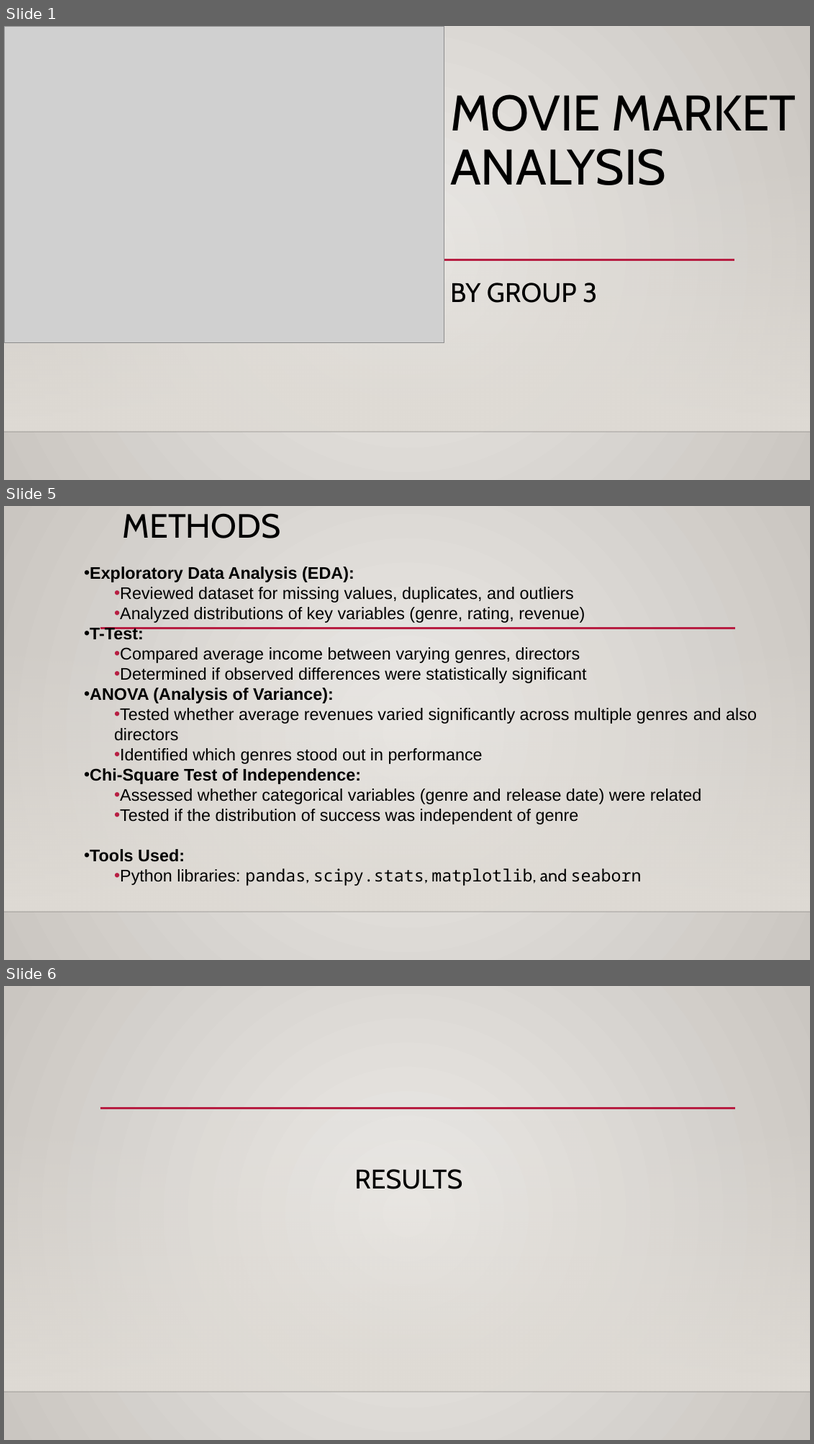
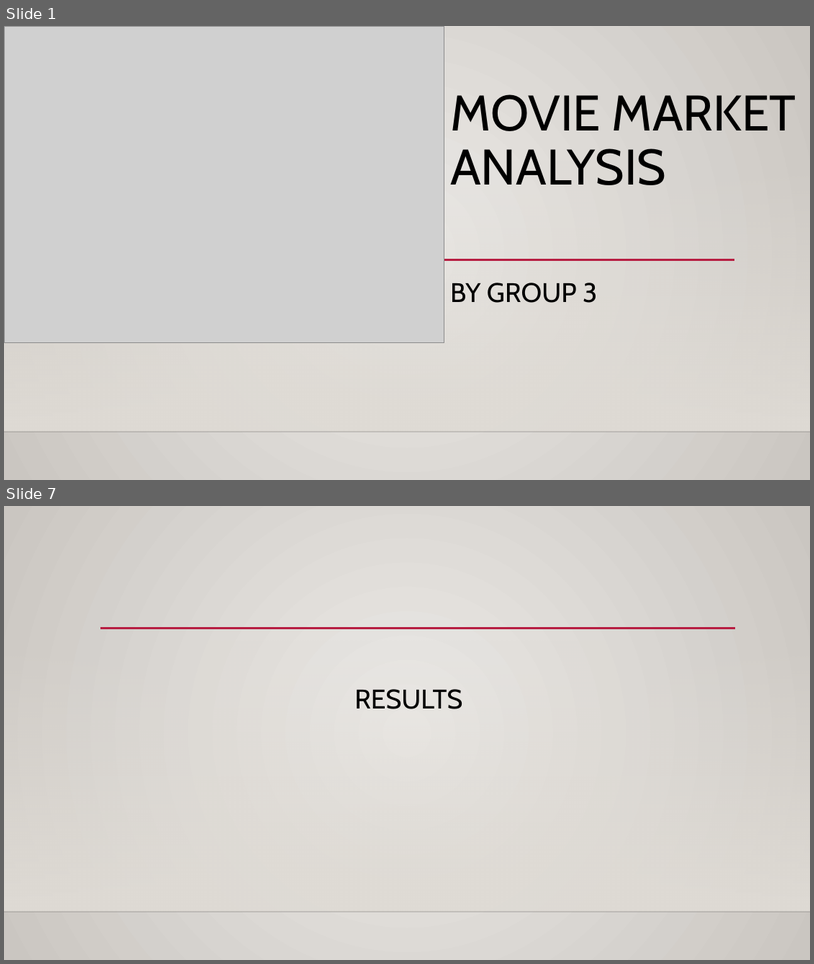
Before and after one commit to Abond1234/Dsc-Phase-2-project-2025, a slide deck: movie studio project.pptx. Shown one above the other, each under a label of ours: slides 1, 5 and 6 before the commit, slides 1 and 7 after it; the slides between them are not shown. The pictures are 814x1444 and 814x964 pixels, drawn with LibreOffice and Linux fonts; fonts in the diff are those of the drawing; grey boxes stand for pictures; background and template pictures are left out. Boxes give left, top, right and bottom in pixels: in the first picture for what was removed or moved away, otherwise in the second. Text is boxed around its words. In the diff, an @@ line names an element or a change of style, - is before the commit and + after.

```diff
--- a/movie studio project.pptx
+++ b/movie studio project.pptx
@@ slide 5 removed at (x1=4, y1=506, x2=810, y2=960), background gradient #ECEAE7 to #CAC7C1; not listed: 3 template elements that a slide beside it also shows @@
@@ title removed at (x1=123, y1=513, x2=281, y2=538) @@
-METHODS
@@ text removed at (x1=90, y1=566, x2=757, y2=885) @@
-• Exploratory Data Analysis (EDA):
-  • Reviewed dataset for missing values, duplicates, and outliers
-  • Analyzed distributions of key variables (genre, rating, revenue)
-• T-Test:
-  • Compared average income between varying genres, directors
-  • Determined if observed differences were statistically significant
-• ANOVA (Analysis of Variance):
-  • Tested whether average revenues varied significantly across multiple genres and also directors
-  • Identified which genres stood out in performance
-• Chi-Square Test of Independence:
-  • Assessed whether categorical variables (genre and release date) were related
-  • Tested if the distribution of success was independent of genre
-• Tools Used:
-  • Python libraries: pandas, scipy.stats, matplotlib, and seaborn
@@ what was slide 6 is now slide 7 @@
```
Also in this commit, not shown: 12 slides changed, 9 slides added, 1 other slide removed.
